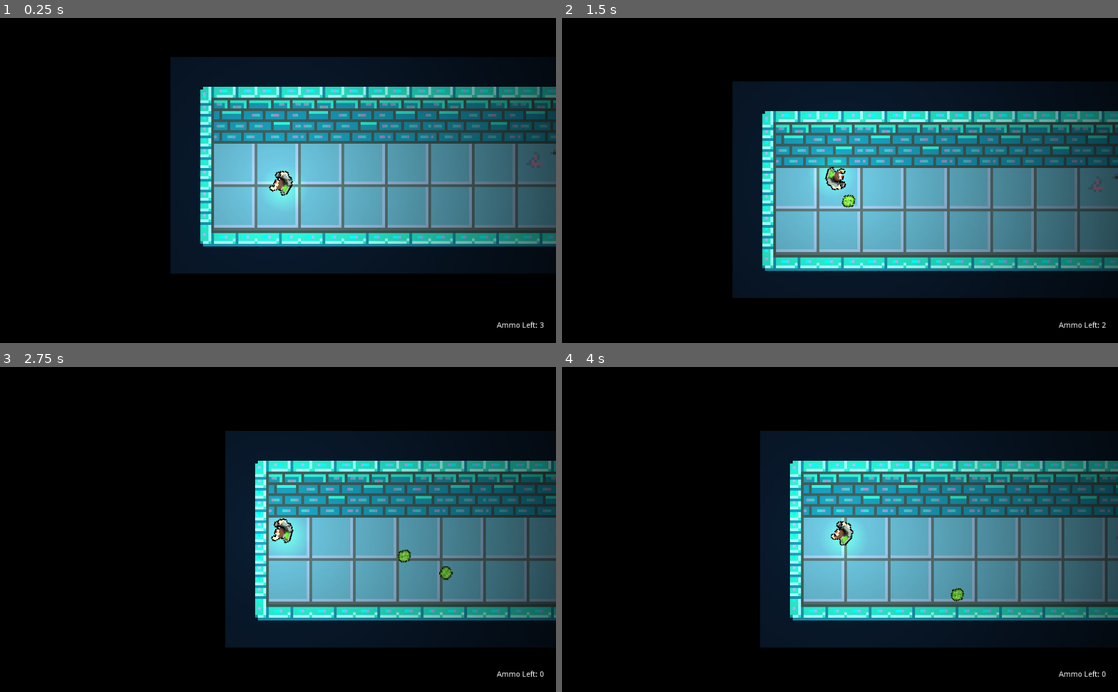
Above: before the commit, frames 1-4 (two rows, left to right).
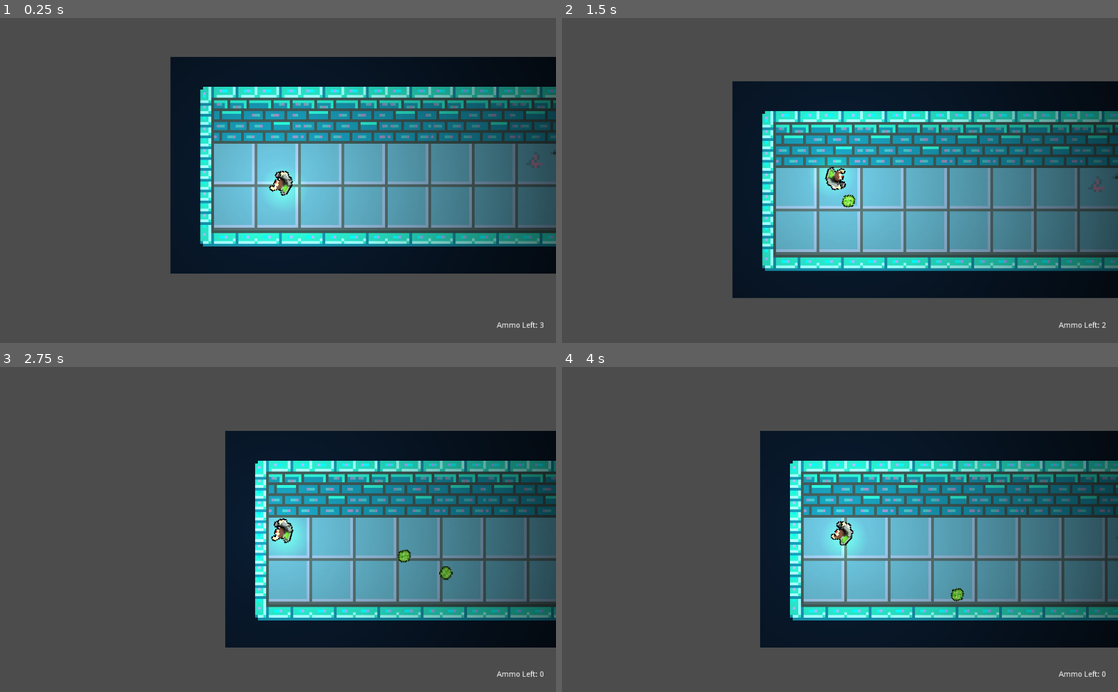
Above: after the commit, the same moments.

Repository: godofecht/Decomposition-Godofecht
Game: Godot game, scene res://World/Level2.tscn
The game is run twice, just before and just after one commit, with the same random seed, the same clock (stepped at 60 frames per second) and the same inputs. This scene is started directly instead of the project's main scene.
Inputs (mouse positions are in pixels of both pictures, inside the frame that each line leads up to):
- Up to frame 1 (0.25 s): no input
- Up to frame 2 (1.5 s): tap Enter at 0.5 s; move the mouse to (812, 245) at 0.52 s; hold Up from 0.53 s (still down); click (812, 245) at 0.6 s; move the mouse to (1006, 229) at 1.27 s; tap S (KEY_DOWN) at 1.35 s
- Up to frame 3 (2.75 s): click (444, 578) at 1.55 s; move the mouse to (111, 480) at 2.02 s; release Up at 2.03 s; hold Left from 2.03 s (still down); hold A (KEY_LEFT) from 2.03 s (still down); click (111, 480) at 2.3 s
- Up to frame 4 (4 s): move the mouse to (867, 529) at 2.77 s; release A (KEY_LEFT) at 2.78 s; tap D (KEY_RIGHT) at 2.85 s; click (867, 529) at 3.05 s; move the mouse to (756, 448) at 3.52 s; release Left at 3.53 s; hold Down from 3.53 s (still down); hold W (KEY_UP) from 3.53 s (still down); click (756, 448) at 3.8 s

The runs differ from the first frame. In frame 1, 54% of the frame differs, in the area x 0-100%, y 0-100%; in frame 2, 54%; in frame 3, 60%; in frame 4, 57%.

Commit message:
Added enemy redness, ironed collisions

Diff:
--- a/Bacteria/Bacteria.gd
+++ b/Bacteria/Bacteria.gd
@@ -21,6 +21,7 @@
 
 var dead = false
 var bIncrementRecoveryTimer = false;
+var lerpVal = 1.0
 
 var visionDistance = 600
 var recoverytimer = 0
@@ -51,6 +52,8 @@
 			onDeath()
 		print("hit")
 		bIncrementRecoveryTimer = true;
+
+		lerpVal = 0.0
 
 
 func shoot():
@@ -93,7 +96,21 @@
 			shoot()
 			shootIntervalTimer = 0
 		followPlayer(player,delta)
+
+
+
+
+	if(lerpVal > 1.0):
+		lerpVal = 1.0
+	else:
+		lerpVal += 1.0/ 100.0
+	$Sprite.modulate = Color(1,lerpVal,lerpVal)
+
+
 	update()
+
+
+
 
 func _physics_process(delta):
 	var space_state = get_world_2d().direct_space_state
--- a/Player/Player.gd
+++ b/Player/Player.gd
@@ -123,6 +123,7 @@
 	onAmmoSet()
 	ShootingSFX.play()
 	var bullet = Bullet_Scene.instance()
+	bullet.set_collision_mask_bit(2,true)
 	bullet.global_position = global_position + Vector2(-10, 0).rotated(deg2rad(rotation_degrees + 90))
 	bullet.apply_impulse(Vector2(0,0).rotated(deg2rad(rotation_degrees + 90)), Vector2(BULLET_SPEED, 0).rotated(deg2rad(rotation_degrees - 90)))
 	get_parent().add_child(bullet)
@@ -159,20 +160,21 @@
 
 
 func _on_AbsorbArea_body_entered(body: Node) -> void:
-
-	if(body.color == "green"):
-		print("Absorbed something")
-		body.queue_free()
-		OnSuctionSFX.play()
-		if (body.filename == 'res://Bullet/Bullet.tscn'):
-			ammo += 1
-			onAmmoSet()
-
-	if (body.filename == 'res://Crystal/Crystal.tscn'):
+	if (body.filename == 'res://Bullet/Bullet.tscn'):
+		ammo += 1
+		onAmmoSet()
+		if(body.color == "green"):
+			print("Absorbed something")
+			body.queue_free()
+			OnSuctionSFX.play()
+	elif (body.filename == 'res://Crystal/Crystal.tscn'):
 		print("Absorbed a crystal")
 		crystalsCollected += 1
 		OnCrystalPickuSFX.play()
 		onCrystalCollectedChange()
+		print("Absorbed something")
+		body.queue_free()
+		OnSuctionSFX.play()
 
 
 func onShootingAnimationFinish():
--- a/project.godot
+++ b/project.godot
@@ -97,5 +97,4 @@
 quality/driver/driver_name="GLES2"
 vram_compression/import_etc=true
 vram_compression/import_etc2=false
-environment/default_clear_color=Color( 0, 0, 0, 1 )
 environment/default_environment="res://default_env.tres"
